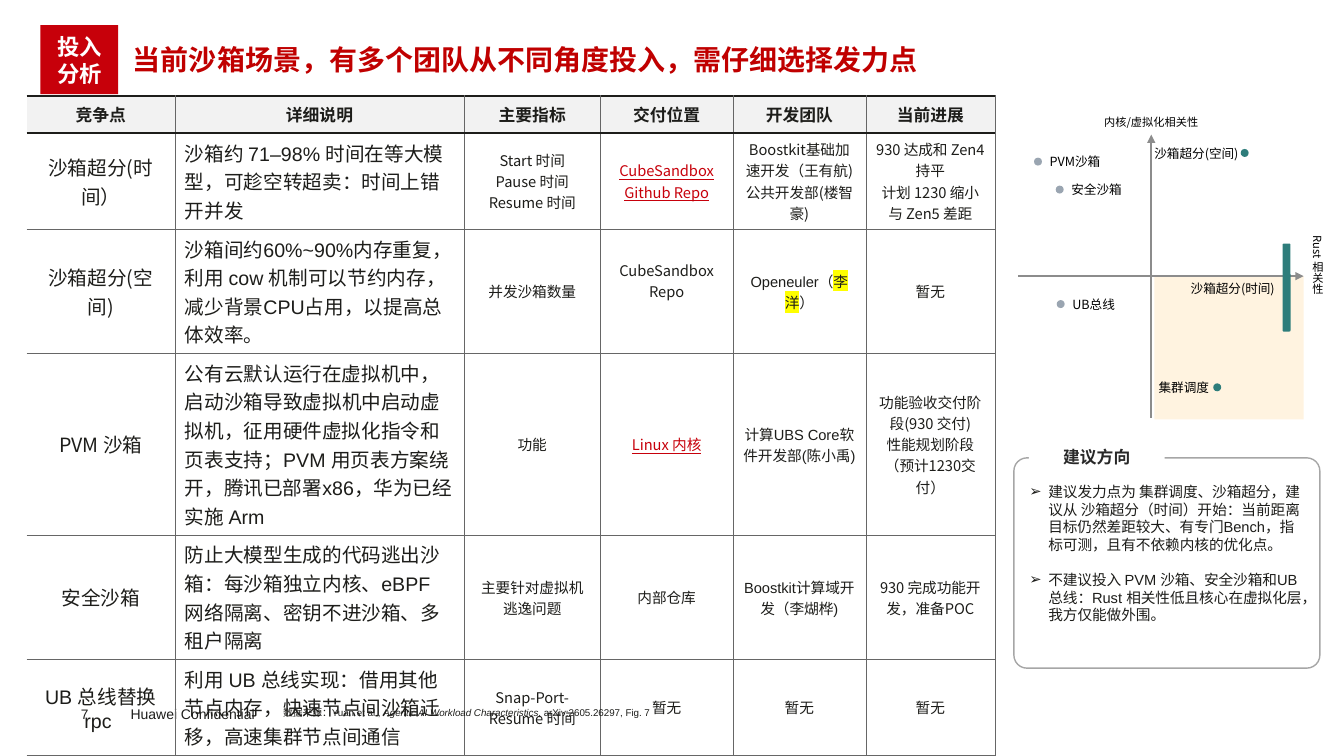
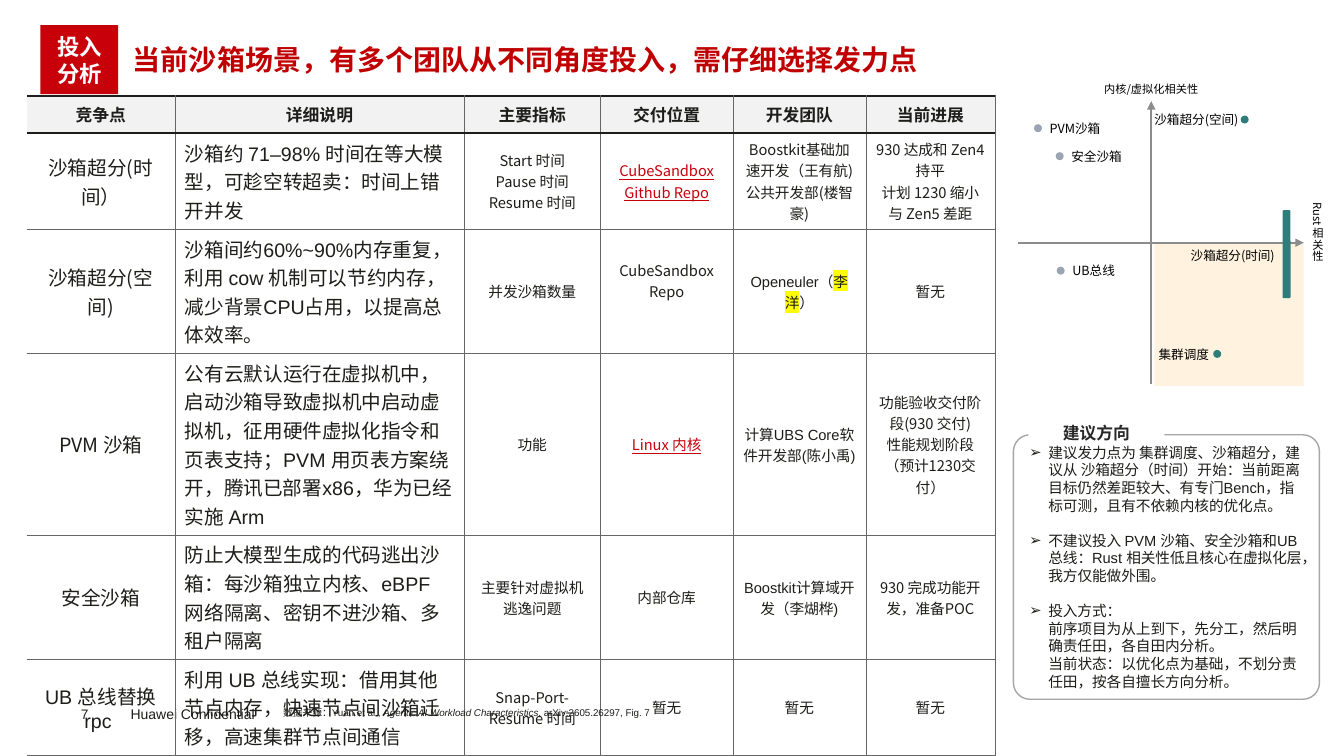
Before and after one commit to sui-zhiyuan/mindvault, a slide deck: slide 7 of slides/Rust_planning.pptx. Drawn at 1344x756 pixels with LibreOffice and Linux fonts; fonts in the diff are those of the drawing; background and template pictures are left out. Boxes give left, top, right and bottom in pixels: in the first picture for what was removed or moved away, otherwise in the second. Text is boxed around its words. In the diff, an @@ line names an element or a change of style, - is before the commit and + after.

```diff
--- a/slides/Rust_planning.pptx
+++ b/slides/Rust_planning.pptx
@@ 8 texts, 5 ellipses, 2 arrows, 1 rectangle, 1 rounded rectangle: place and size @@
-8 texts, 5 ellipses, 2 arrows, 1 rectangle, 1 rounded rectangle at (1019,116,1326,419)
+8 texts, 5 ellipses, 2 arrows, 1 rectangle, 1 rounded rectangle at (1019,83,1326,386)
@@ text "建议方向": place and size @@
-text "建议方向" at (1063,448,1130,465)
+text "建议方向" at (1063,424,1130,441)
@@ rounded rectangle: place and size @@
-rounded rectangle at (1014,457,1320,668)
+rounded rectangle at (1014,434,1320,698)
@@ text "建议发力点为 集群调度、沙箱超分，建议从 沙箱超分（时间）开始：当前距离目标仍然差距较大、有专门Bench，指标可测，且 ...": place and size @@
-text "建议发力点为 集群调度、沙箱超分，建议从 沙箱超分（时间）开始：当前距离目标仍然差距较大、有专门Bench，指标可测，且 ..." at (1048,484,1316,621)
+text "建议发力点为 集群调度、沙箱超分，建议从 沙箱超分（时间）开始：当前距离目标仍然差距较大、有专门Bench，指标可测，且 ..." at (1048,445,1316,689)
@@ text at (1048,603,1296,689): paragraph added @@
+➢ 投入方式：
+  前序项目为从上到下，先分工，然后明确责任田，各自田内分析。
+  当前状态：以优化点为基础，不划分责任田，按各自擅长方向分析。
```
Also in this commit, not shown: 3 other slides changed, 1 slide added, 2 slides removed.
